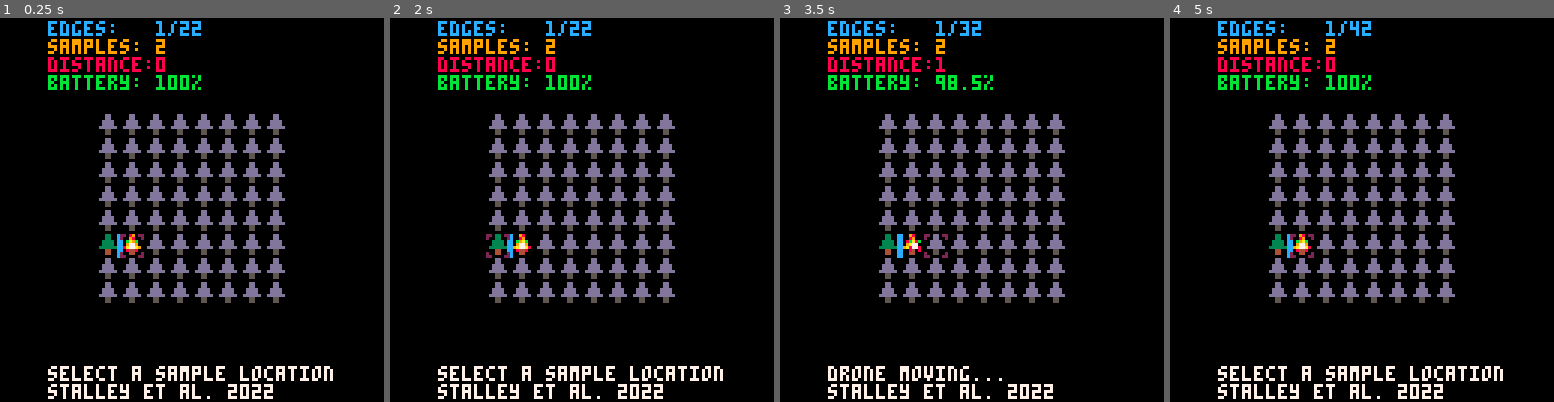
Above: before the commit, frames 1-4 (left to right).
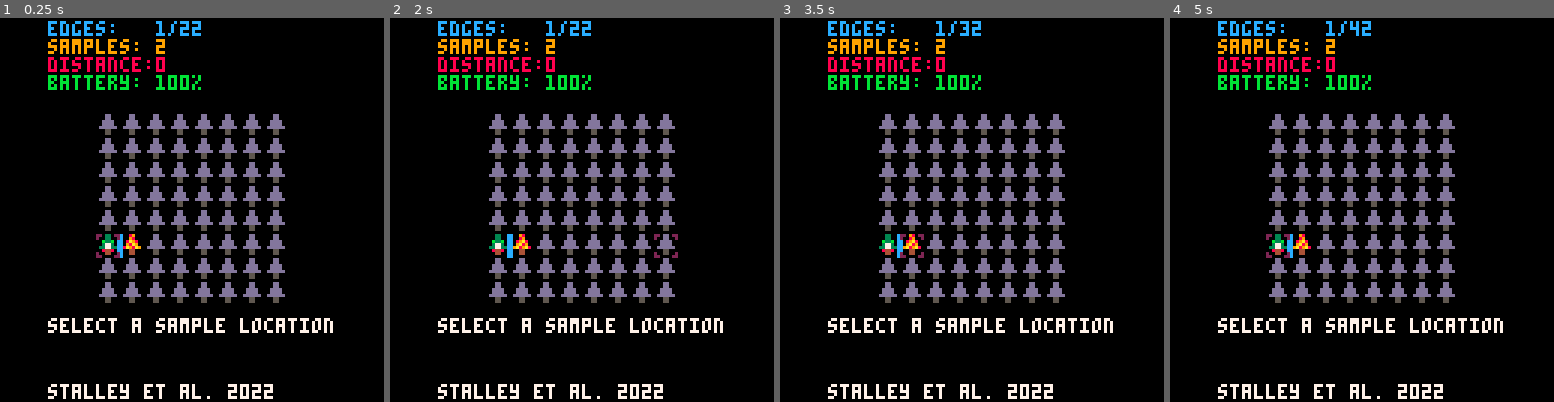
Above: after the commit, the same moments.

Repository: sstalley/p8cup
Game: PICO-8 cartridge nft.p8
The game is run twice, just before and just after one commit, with the same random seed, the same clock (stepped at 60 frames per second) and the same inputs.
Inputs:
- Up to frame 1 (0.25 s): no input
- Up to frame 2 (2 s): tap O (Z key) at 0.33, 0.7, 1.43 s; tap X (X key) at 1.07 s; hold Left from 1.97 s (still down)
- Up to frame 3 (3.5 s): tap X (X key) every 0.33 s from 2.07 to 3.4 s; tap O (Z key) at 2.22, 3.1 s; release Left at 2.37 s; hold Down 2.42-2.82 s; hold Right from 2.87 s (still down)
- Up to frame 4 (5 s): release Right at 3.53 s; hold Up 3.58-4.08 s; tap X (X key) every 0.33 s from 3.73 to 4.73 s; tap O (Z key) at 3.98, 4.87 s; hold Right 4.13-4.53 s; hold Down from 4.58 s (still down)

The runs differ from the first frame. In frame 1, 2.6% of the frame differs, in the area x 12-87%, y 56-95%; in frame 2, 2.6%; in frame 3, 2.4%; in frame 4, 2.6%.

Commit message:
inital cup code (not working, but in the game loop)

Diff:
--- a/nft.p8
+++ b/nft.p8
@@ -1,6 +1,8 @@
 pico-8 cartridge // http://www.pico-8.com
 version 42
 __lua__
+--game logic
+
 offsetx=32
 offsety=32
 mapw=8
@@ -30,6 +32,8 @@
  tdist = 0
  batt = tbatt
  done = false
+ playing = false
+
 end
 
 function totaledges()
@@ -58,7 +62,7 @@
 
 function _init()
  cy=5
- cx=1
+ cx=0
  done = false
  droney = cy
  dronex = cx
@@ -67,9 +71,11 @@
  mapx = mapn * mapxoffset
  tedges = totaledges()
  resetmap()
+ unhide(cx+1, cy)
  unhide(cx, cy)
- unhide(cx-1, cy)
  updatesamples()
+ cup_init()
+
 end
 
 function updateedges()
@@ -122,13 +128,17 @@
  updatesamples()
 end
 
+function dist(x1, y1, x2, y2)
+ dx = x2 - x1
+ dy = y2 - y1
+ return sqrt(dx*dx + dy*dy)
+end
+
 function movedrone(x, y)
  newdx=x
  newdy=y
  movedstart=time()
- dx = dronex - x
- dy = droney - y
- tdist += sqrt(dx*dx + dy*dy)
+ tdist += dist(dronex, droney, x, y)
  batt = tbatt - (tdist + samples)/2
 end
 
@@ -140,12 +150,27 @@
 end
 
 function _update()
+ if playing then
+  player_update()
+ else
+  demo_update()
+ end
+end
+
+function demo_update()
+ if btnp(🅾️) then
+  _init()
+  playing=true
+  end
+end
+
+function player_update()
  if btnp(⬅️) then cx=(cx-1)%mapw end
  if btnp(➡️) then cx=(cx+1)%mapw end
  if btnp(⬆️) then cy=(cy-1)%maph end
  if btnp(⬇️) then cy=(cy+1)%maph end
  if btnp(❎) then checkmove(cx, cy) end
- if btnp(🅾️) then _init() end
+ if btnp(🅾️) then _init() playing=false end
 
 end
 
@@ -204,6 +229,10 @@
    droney = newdy
    movedstart = 0
    unhide(dronex, droney)
+   if not playing then
+    update_cup()
+   end
+
   end
   x = x * (1-pcnt) + nx * pcnt
   y = y * (1-pcnt) + ny * pcnt
@@ -248,8 +277,95 @@
  else
   prompt = 'select a sample location'
  end
- print(prompt, 16, 116, 7)
+ print(prompt, 16, 100, 7)
  print('stalley et al. 2022', 16, 122, 7)
+end
+-->8
+-- ai for cup
+
+-- used to figure out what way to turn
+coffsets = {{0,0},{0,1},{1,1},{1,0}}
+
+-- where are my neighbors?
+cneighbors = {{1,0},{0,1},{-1,0},{0,-1}}
+
+--sets the coordinates of the 2x2 cell containing a & b
+function set_cell()
+ for i, neig in pairs(neighbors) do
+  if ax + neig[1] == bx and ay + neig[2] == by then
+   local j = (i + 1) % 4
+   ofst = coffsets[j]
+   cellx = ax+ofst[1]
+   celly = ay+ofst[2]
+  end
+ end
+end
+
+function cup_init()
+ ax = dronex
+ ay = droney
+ -- find b
+ for i, neig in ipairs(cneighbors) do
+   local nx = ax+neig[1]
+   local ny = ay+neig[2]
+   printh('local nx:'..nx, 'log')
+   printh('local ny:'..ny, 'log')
+
+   --for j, h in pairs(hidden) do
+   -- printh('j:'..j, 'log')
+   -- for k, hi in pairs(h) do
+   --  printh('hidden('..j..', '..k..'):'..(hi and 't' or 'f'), 'log')
+   -- end
+   --end
+   local skip = false
+   if nx < 0 or nx > mapw then
+    skip = true
+   elseif ny < 0 or ny < maph then
+    skip = true
+   end
+
+   if not skip and not hidden[nx][ny] then
+    bx = ax + neig[1]
+    by = ay + neig[2]
+  end
+ end
+ set_cell()
+end
+
+function update_cup(x, y)
+ a = mget(mapx+ax,ay)
+ b = mget(mapx+bx,by)
+ c = mget(mapx+x,y)
+ if a == c then
+  ax = x
+  ay = y
+ elseif b == c then
+  bx = x
+  by = y
+ end
+ set_cell()
+end
+
+function next_cup_loc()
+
+ -- may need to update a&b here
+
+ -- find closest unsampled locaiton in cell
+ best_dist = 99
+ for i, ofst in pairs(coffsets) do
+  cx = cellx + ofst[1]
+  cy = celly + ofst[2]
+  cd = dist(cx, cy, dronex, droney)
+  if hidden[cx][cy] and cd < best_dist then
+   best_ofst = ofst
+   best_dist = cd
+  end
+ end
+ x = cx+best_ofst[1]
+ y = cy+best_ofst[2]
+
+
+ return x, y
 end
 __gfx__
 000000000003300000098000000dd00022000022000cc00000000000000000000000000000000000000000000000000000000000000000000000000000000000
